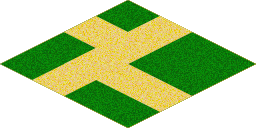
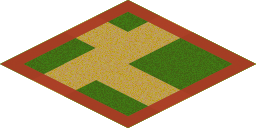
Two versions of the same layered image (256 × 128). Layer-by-layer changes:
added layer "build-no-border" (75%) above "build-no" over (x1=0, y1=0, x2=256, y2=128)
added layer "build-no" (25%) above "build-ok-border" over (x1=0, y1=0, x2=256, y2=128)
added layer "build-ok-border" (75%) above "build-ok" over (x1=0, y1=0, x2=256, y2=128)
added layer "build-ok" (25%) above "outer-corner-left" over (x1=0, y1=0, x2=256, y2=128)
